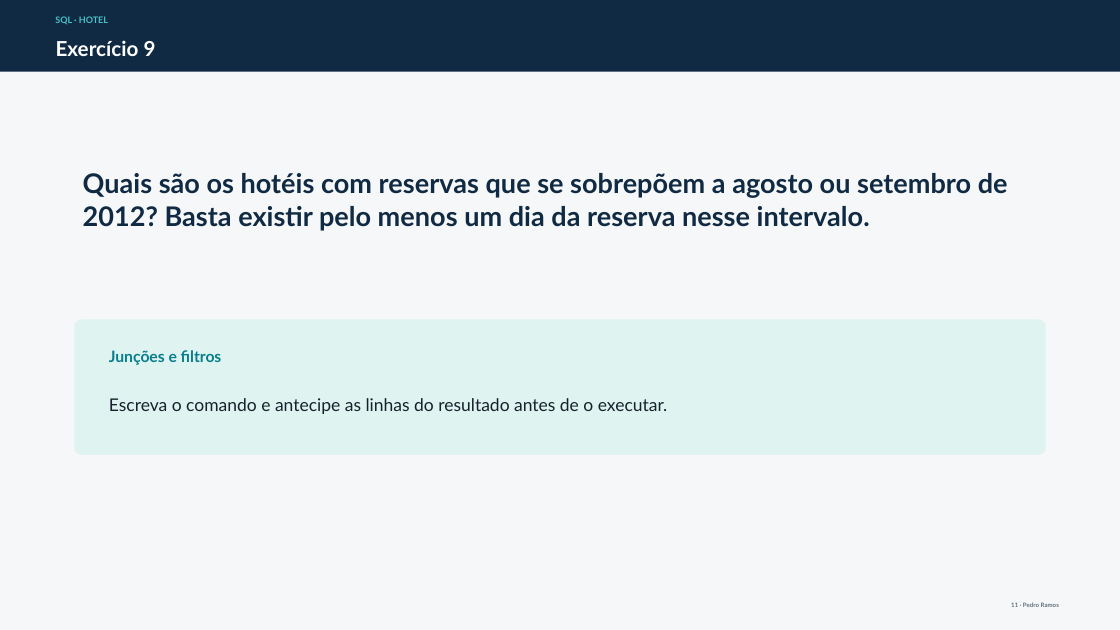
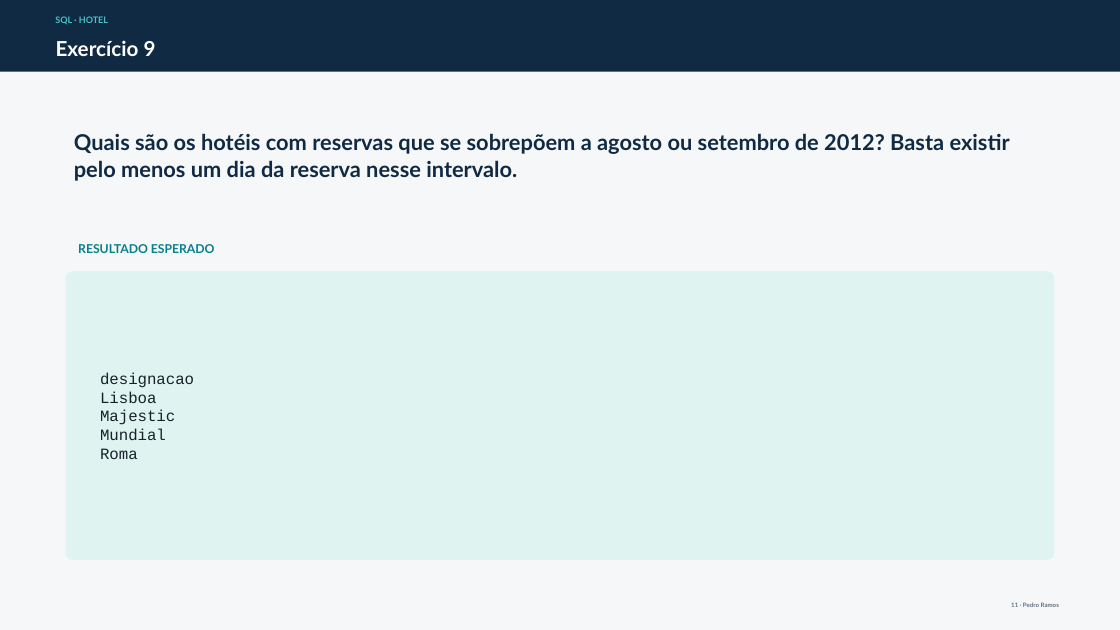
Before and after one commit to pnramos-iscte/docker, a slide deck: slide 11 of docs/exercicios-select-hotel/Exercicios_SELECT_Hotel_slides.pptx. Drawn at 1120x630 pixels with LibreOffice and Linux fonts; fonts in the diff are those of the drawing. Boxes give left, top, right and bottom in pixels: in the first picture for what was removed or moved away, otherwise in the second. Text is boxed around its words. In the diff, an @@ line names an element or a change of style, - is before the commit and + after.

```diff
--- a/docs/exercicios-select-hotel/Exercicios_SELECT_Hotel_slides.pptx
+++ b/docs/exercicios-select-hotel/Exercicios_SELECT_Hotel_slides.pptx
@@ text "Quais são os hotéis com ...": place and size @@
-text "Quais são os hotéis com ..." at bbox=[83, 173, 1008, 231]
+text "Quais são os hotéis com ..." at bbox=[74, 133, 1010, 181]
@@ text "Quais são os hotéis com ..." at bbox=[74, 133, 1010, 181]: size 23.2 to 18.8 pt @@
@@ text added at bbox=[78, 244, 215, 253], 10.5 pt, text #087F8C, bold @@
+RESULTADO ESPERADO
@@ rounded rectangle: place and size @@
-rounded rectangle at bbox=[75, 319, 1046, 455]
+rounded rectangle at bbox=[66, 271, 1054, 560]
@@ rounded rectangle at bbox=[66, 271, 1054, 560]: proportions changed @@
@@ text removed at bbox=[109, 350, 222, 365] @@
-Junções e filtros
@@ text at bbox=[100, 372, 194, 459]: text changed; size 15 to 13.5 pt; font Lato to Courier New @@
-Escreva o comando e antecipe as linhas do resultado antes de o executar.
+designacao
+Lisboa
+Majestic
+Mundial
+Roma
```
Also in this commit, not shown: 19 other slides changed, 2 other files.
